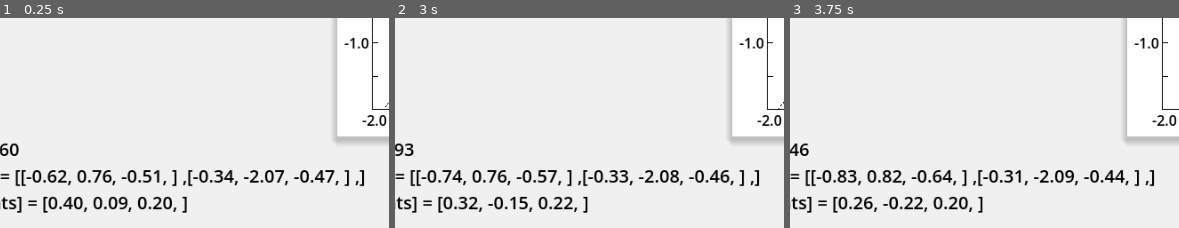
Above: before the commit, frames 1-3 (left to right).
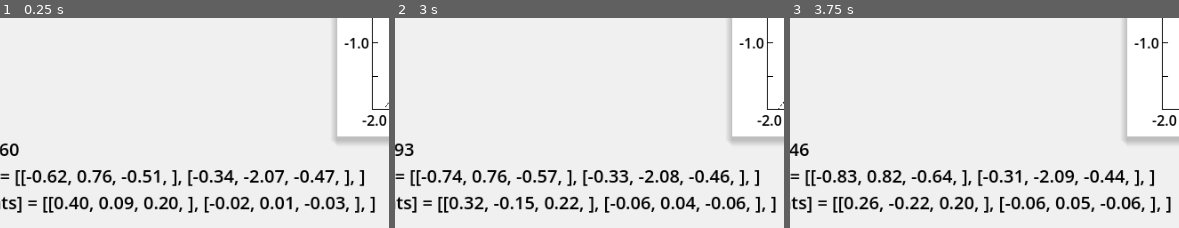
Above: after the commit, the same moments.

Repository: vivisuke/GDNN
Game: Godot game, scene res://main.tscn
Two runs of this game, one before a commit and one after it. Both use one fixed random seed, a clock stepped at 60 frames per second and the inputs below.
Inputs (mouse positions are % of the whole screen's width and height, from its top left):
- Up to frame 1 (0.25 s): no input
- Up to frame 2 (3 s): click (90, 94) at 0.5 s; click (90, 94) at 1.25 s; click (90, 94) at 2 s; click (96, 94) at 2.75 s
- Up to frame 3 (3.75 s): click (96, 94) at 3.5 s
The pictures show only the part of the screen within x 14-64%, y 50-100%; the shares and areas given below are measured in that part.

The runs differ from the first frame. In frame 1, 3.0% of the frame differs, in the area x 12-97%, y 77-93%; in frame 2, 3.0%; in frame 3, 3.0%.

Commit message:
0033 ◎ C 01/09 01/09 0.001│ToDo│勾配値がすべて表示されない

Diff:
--- a/gdnn/classes/AffineMap.gd
+++ b/gdnn/classes/AffineMap.gd
@@ -29,13 +29,16 @@
 		txt += "[%.2f, "%m_bias[o]
 		for i in range(m_nInputs):
 			txt += "%.2f, "%m_weights[o][i]
-		txt += "] ,"
+		txt += "], "
 	txt += "]"
 	return txt
 func dweights_text():
-	var txt = "[%.2f, "%m_dbias[0]
-	for i in range(m_nInputs):
-		txt += "%.2f, "%m_dweights[0][i]
+	var txt = "["
+	for o in range(m_nOutputs):
+		txt += "[%.2f, "%m_dbias[o]
+		for i in range(m_nInputs):
+			txt += "%.2f, "%m_dweights[o][i]
+		txt += "], "
 	txt += "]"
 	return txt
 func get_weights():
--- /dev/null
+++ b/gdnn/classes/Softmax.gd
@@ -0,0 +1,25 @@
+class_name Softmax
+extends Layer
+
+func _init():
+	super(LT_TANH, 0)
+func set_nInputs(nInputs):
+	m_nInputs = nInputs
+	m_nOutputs = nInputs
+	m_outputs.resize(m_nOutputs)
+	m_grad.resize(m_nInputs)
+func forward(inputs):
+	var mxval = inputs.max()
+	var sumexp = 0.0
+	for i in range(m_nInputs):
+		sumexp += exp(inputs[i] - mxval)
+	for o in range(m_nOutputs):
+		m_outputs[o] = exp(inputs[o]) / sumexp
+func backward(tchr_val):				# 注意：Softmax の場合は教師値をそのまま渡す
+	for o in range(m_nOutputs):
+		m_grad[o] = m_outputs[o] - tchr_val[o]
+
+func _ready():
+	pass # Replace with function body.
+func _process(delta):
+	pass
Not shown, changed: GDNN.spr
